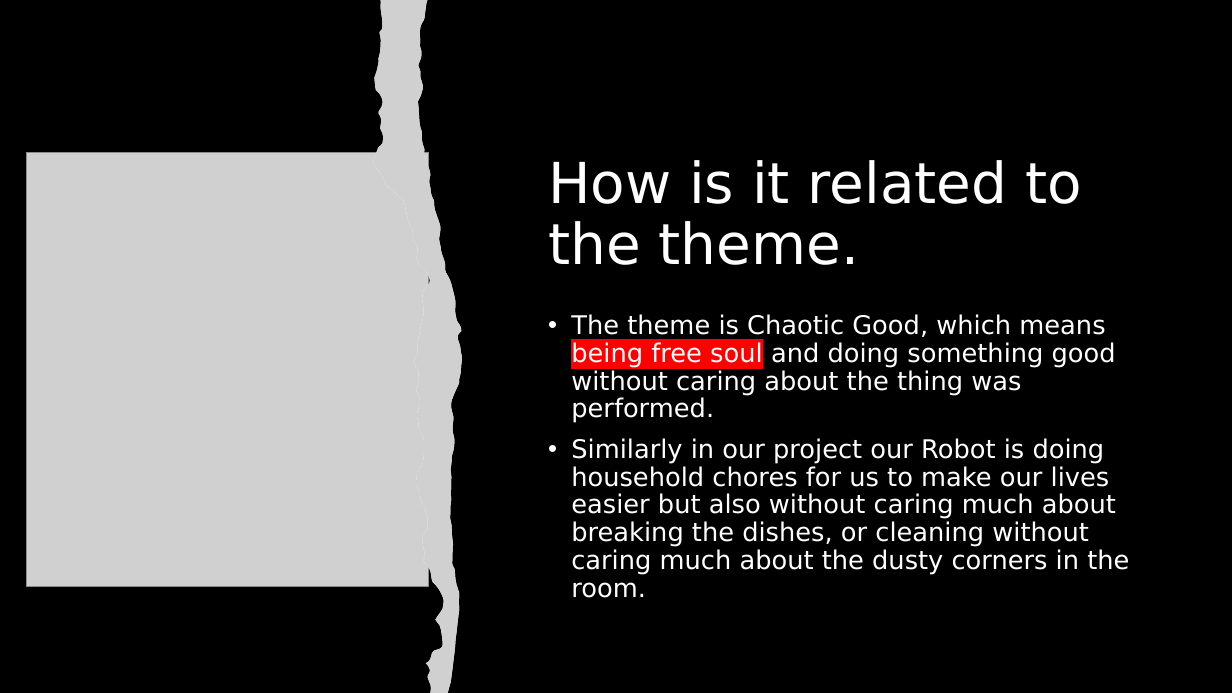
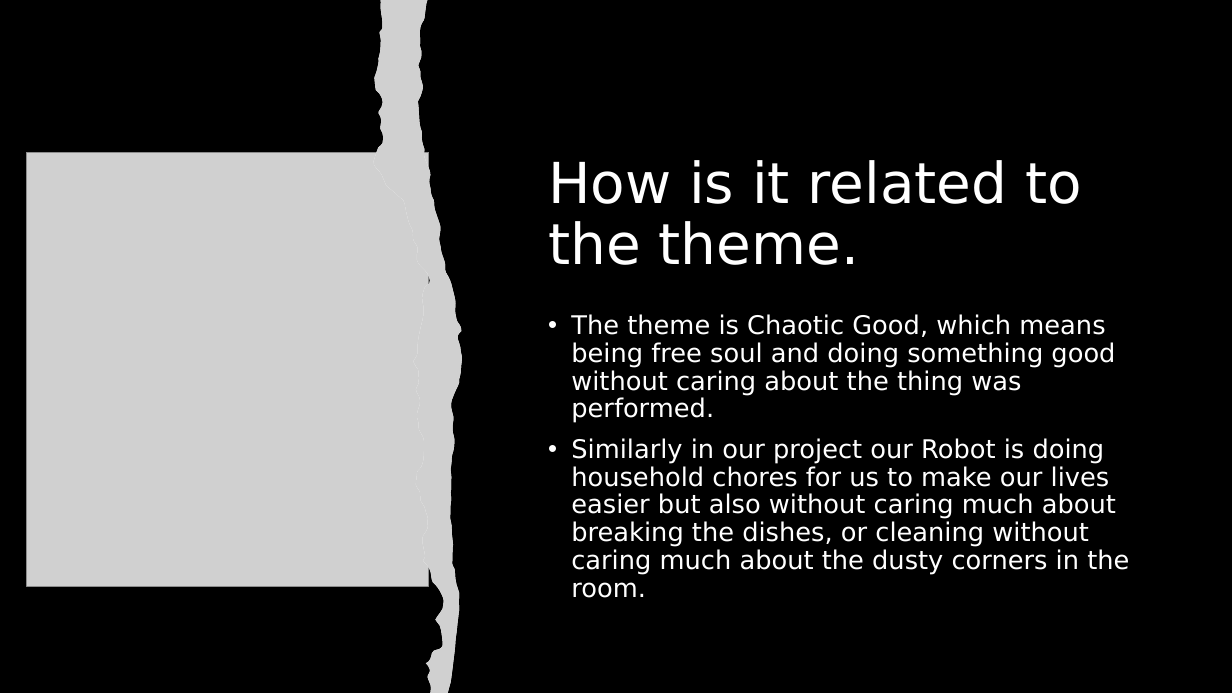
Before and after one commit to calebnwokocha/2022-hackathon-project, a slide deck: slide 5 of Presentation.pptx (slide 3 before the commit). Drawn at 1232x693 pixels with LibreOffice and Linux fonts; fonts in the diff are those of the drawing; grey boxes stand for pictures. Boxes give left, top, right and bottom in pixels: in the first picture for what was removed or moved away, otherwise in the second. Text is boxed around its words. In the diff, an @@ line names an element or a change of style, - is before the commit and + after.

```diff
--- a/Presentation.pptx
+++ b/Presentation.pptx
@@ text at [571,314,1115,423]: highlight #FF0000 to none in "being free soul" @@
```
Also in this commit, not shown: 1 other slide changed, 2 slides added, 13 other files.
